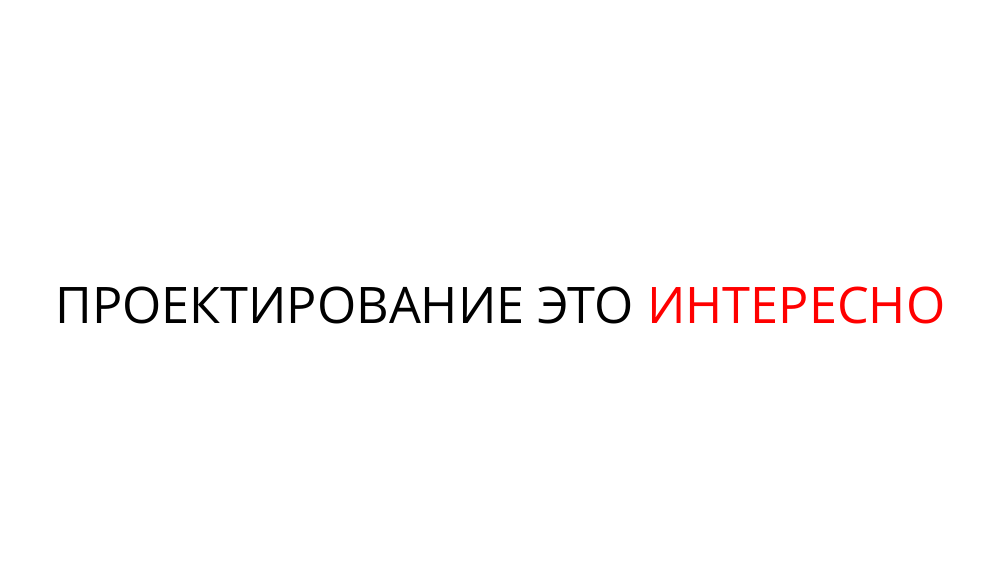
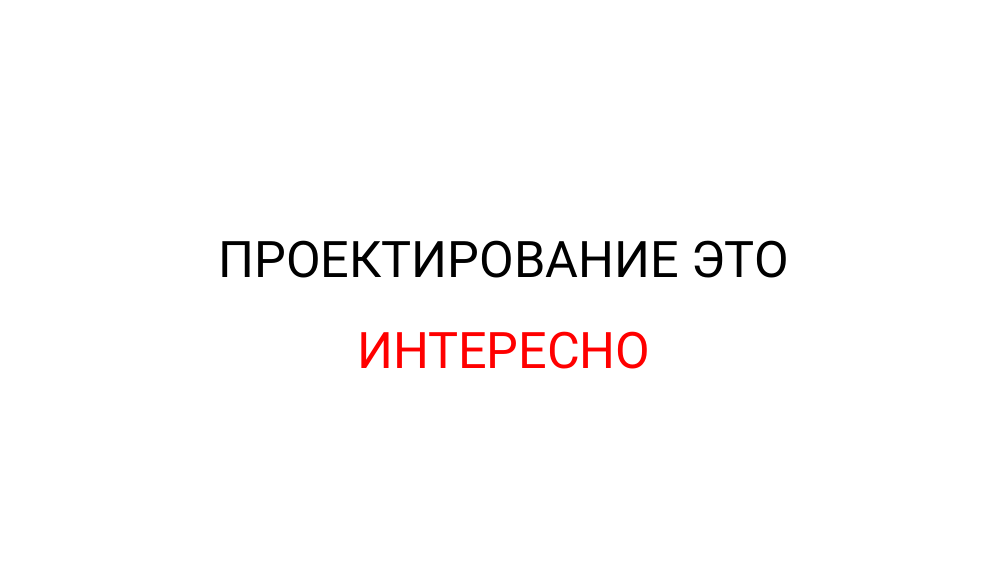
Before and after one commit to rkhaimov/brain-gym, a slide deck: slide 85 of Презентация.pptx. Drawn at 1008x567 pixels with LibreOffice and Linux fonts; fonts in the diff are those of the drawing; background and template pictures are left out. Boxes give left, top, right and bottom in pixels: in the first picture for what was removed or moved away, otherwise in the second. Text is boxed around its words. In the diff, an @@ line names an element or a change of style, - is before the commit and + after.

Commit message:
Final version

```diff
--- a/Презентация.pptx
+++ b/Презентация.pptx
@@ text at box(219, 240, 788, 369): text changed; font Open Sans to Roboto @@
-ПРОЕКТИРОВАНИЕ ЭТО ИНТЕРЕСНО
+ПРОЕКТИРОВАНИЕ ЭТО
+ИНТЕРЕСНО
```
Also in this commit, not shown: 79 other slides changed.
